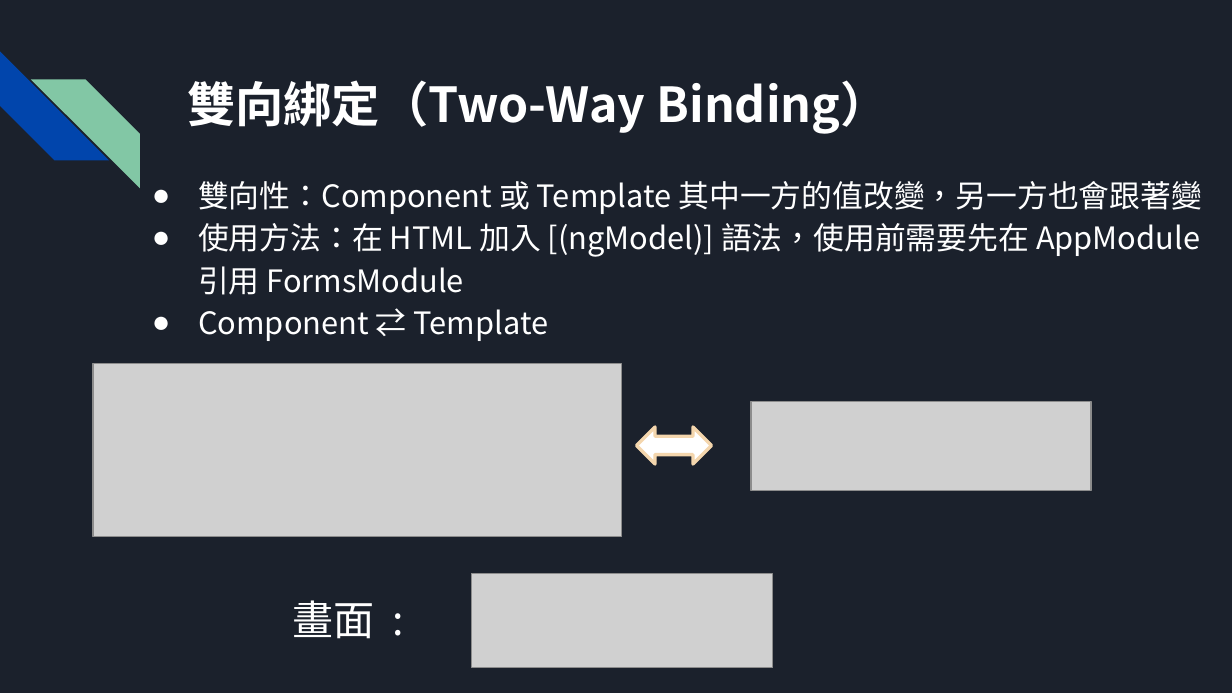
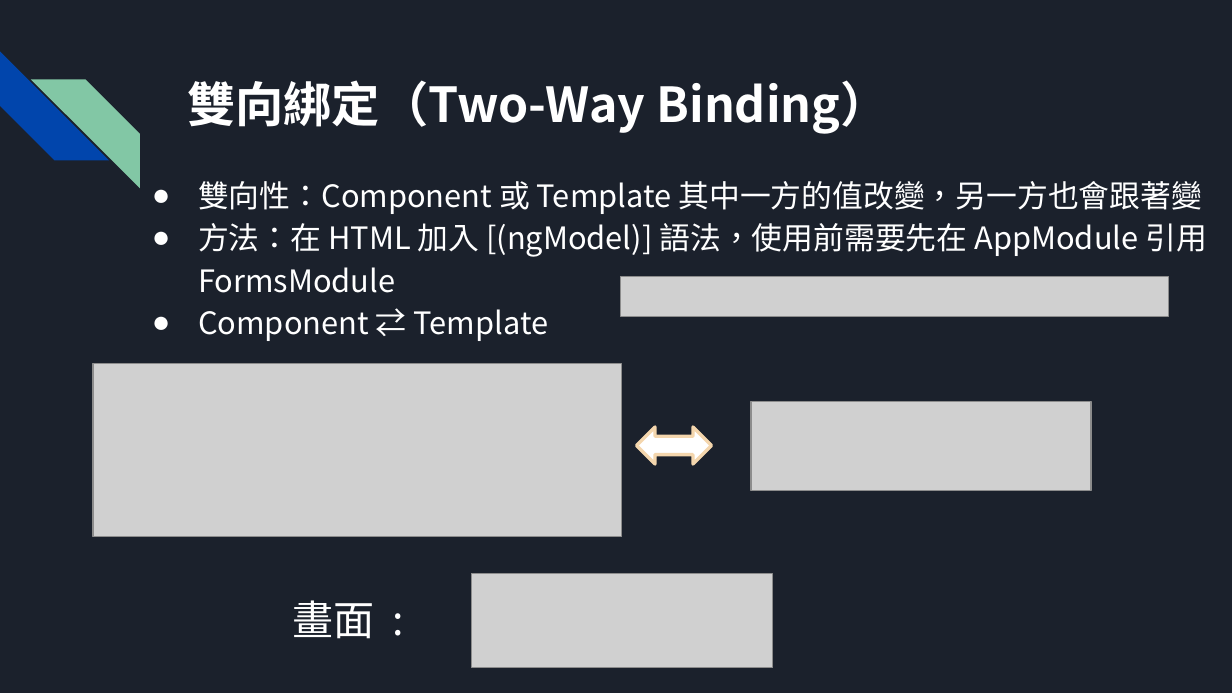
Before and after one commit to Hakusai0821/angular, a slide deck: slide 9 of demo/9_21報告.pptx. Drawn at 1232x693 pixels with LibreOffice and Linux fonts; fonts in the diff are those of the drawing; grey boxes stand for pictures. Boxes give left, top, right and bottom in pixels: in the first picture for what was removed or moved away, otherwise in the second. Text is boxed around its words. In the diff, an @@ line names an element or a change of style, - is before the commit and + after.

```diff
--- a/demo/9_21報告.pptx
+++ b/demo/9_21報告.pptx
@@ text at <box>198,223,1208,293</box>: text changed @@
-● 使用方法：在 HTML 加入 [(ngModel)] 語法，使用前需要先在 AppModule 引用 FormsModule
+● 方法：在 HTML 加入 [(ngModel)] 語法，使用前需要先在 AppModule 引用 FormsModule
@@ picture added at <box>621,276,1169,315</box> @@
```
Also in this commit, not shown: 4 other slides changed, 3 slides added, 1 slide removed, 40 other files.
